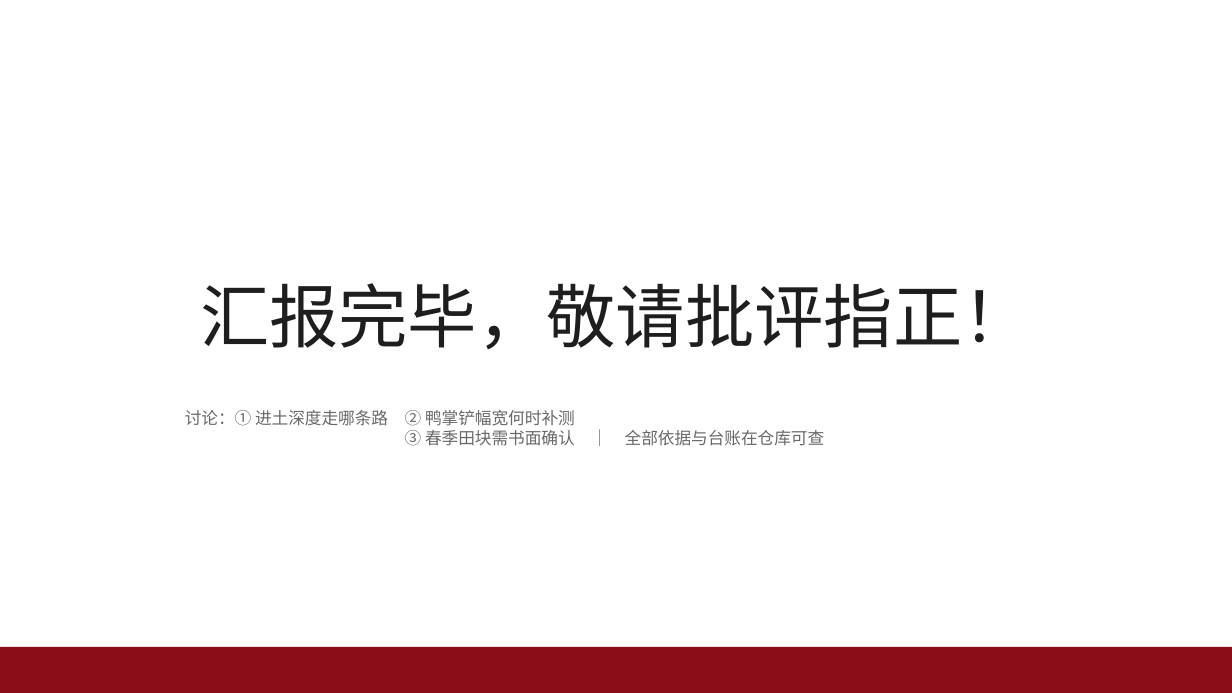
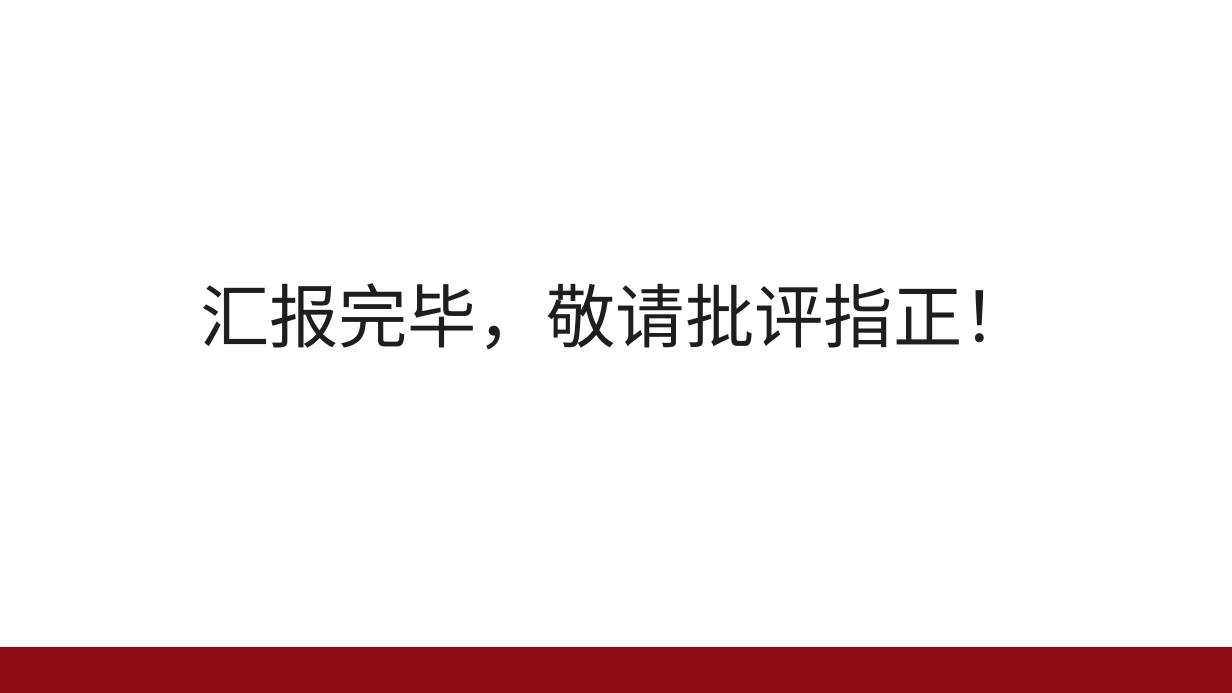
Before and after one commit to dangan2276326123-svg/zcode-chucao, a slide deck: slide 17 of docs/组会汇报_20260916/组会汇报_纯视觉芍药行间除草机器人_20260916.pptx. Drawn at 1232x693 pixels with LibreOffice and Linux fonts; fonts in the diff are those of the drawing. Boxes give left, top, right and bottom in pixels: in the first picture for what was removed or moved away, otherwise in the second. Text is boxed around its words. In the diff, an @@ line names an element or a change of style, - is before the commit and + after.

Commit message:
组会 deck 第 4 版：删掉结尾页三条讨论问题（汇报人删过的不再加回）
09:57 那版结尾页只剩"汇报完毕，敬请批评指正！"一行，AGENT_CLOSING_META 是汇报人删掉的，
我上一轮重出时把它当自己的内容写了回来 —— 同一类错第二次（上一次是 13 处红字 takeaway）。
现在 closing 的 metadata/bullets 全部移除，构建后确认 AGENT_CLOSING_META 与 AGENT_TAKEAWAY
形状数均为 0。

三件想请组会定的事不再上页面，改为只记在 gen_map.py 的『口头要提的三件事』一条里
（进土深度走哪条路 / 铲幅何时补测 / 春季田块书面确认）。

顺带把溯源表的生成逻辑落成 gen_map.py 入库：表由 plan+证据合同派生，手改必漂移，
以后改内容改 plan 再重跑，不再手写表格。结构校验 passed 0 issues，17 张 PNG 重导。

```diff
--- a/docs/组会汇报_20260916/组会汇报_纯视觉芍药行间除草机器人_20260916.pptx
+++ b/docs/组会汇报_20260916/组会汇报_纯视觉芍药行间除草机器人_20260916.pptx
@@ text removed at [185, 410, 825, 446] @@
-讨论：① 进土深度走哪条路 ② 鸭掌铲幅宽何时补测
-③ 春季田块需书面确认 ｜ 全部依据与台账在仓库可查
```
Also in this commit, not shown: 3 other files.
